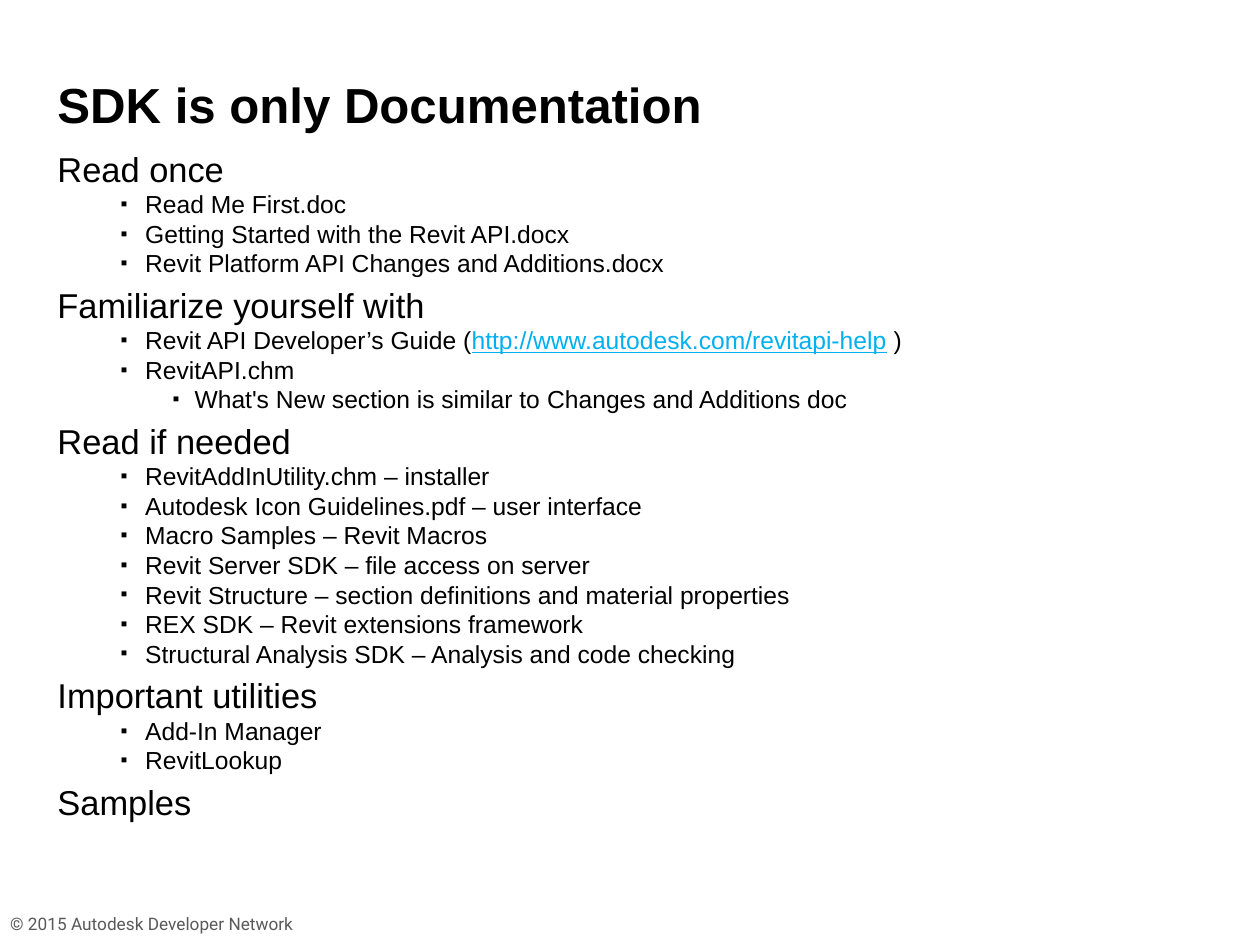
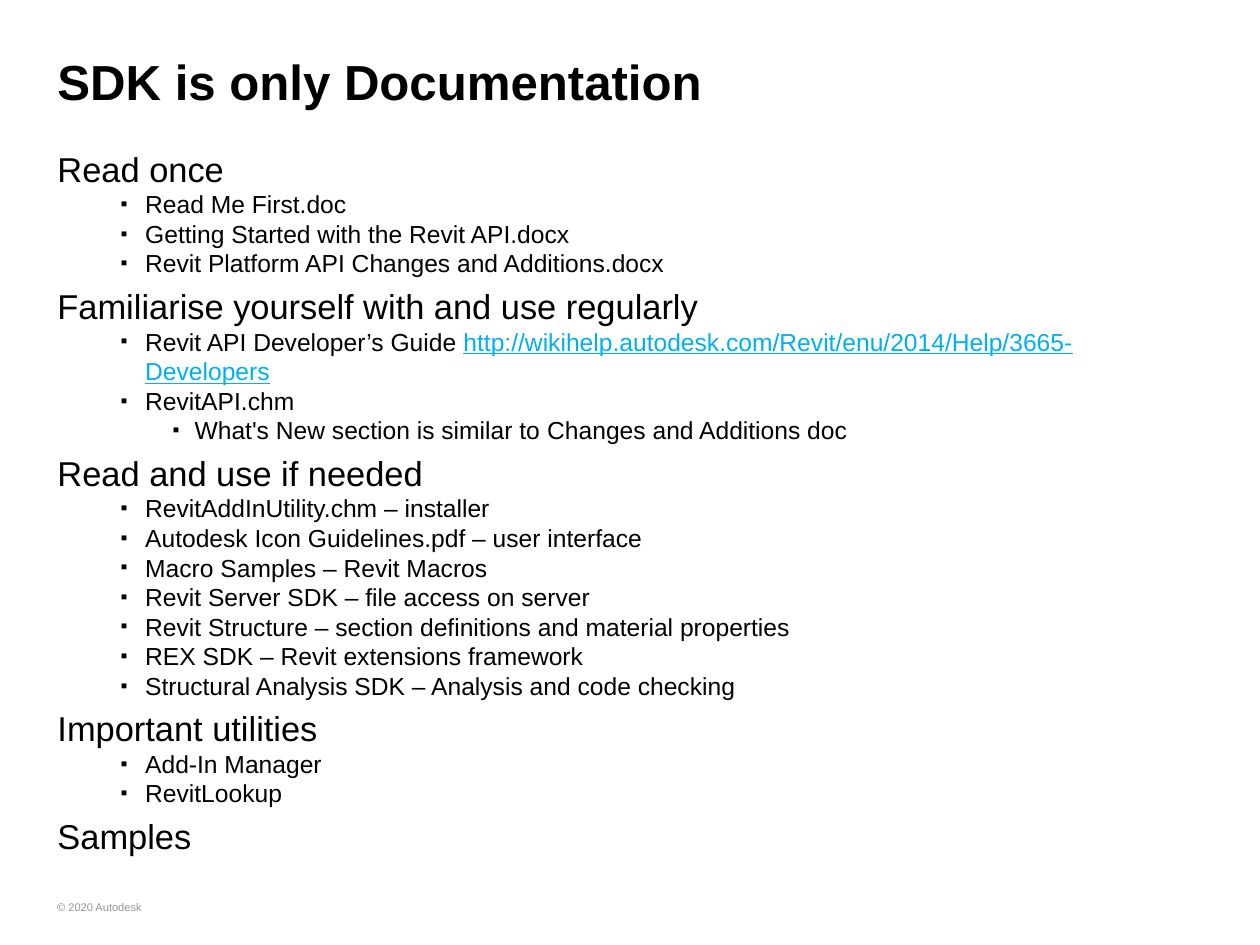
Before and after one commit to ADN-DevTech/RevitTrainingMaterial, a slide deck: slide 8 of Presentation/1_Revit_API_Intro.pptx (slide 6 before the commit). Drawn at 1260x945 pixels with LibreOffice and Linux fonts; fonts in the diff are those of the drawing; background and template pictures are left out. Boxes give left, top, right and bottom in pixels: in the first picture for what was removed or moved away, otherwise in the second. Text is boxed around its words. In the diff, an @@ line names an element or a change of style, - is before the commit and + after.

```diff
--- a/Presentation/1_Revit_API_Intro.pptx
+++ b/Presentation/1_Revit_API_Intro.pptx
@@ title "SDK is only Documentation" moved from (x1=57, y1=87, x2=702, y2=133) to (x1=57, y1=64, x2=702, y2=110) @@
@@ text at (x1=57, y1=157, x2=317, y2=856): more space between paragraphs @@
@@ text at (x1=57, y1=294, x2=1072, y2=385): text changed; text colour #000000 to #00B0F0 @@
-Familiarize yourself with
-    ▪ Revit API Developer’s Guide (http://www.autodesk.com/revitapi-help )
+Familiarise yourself with and use regularly
+    ▪ Revit API Developer’s Guide http://wikihelp.autodesk.com/Revit/enu/2014/Help/3665-Developers
@@ text at (x1=57, y1=461, x2=423, y2=487): text changed @@
-Read if needed
+Read and use if needed
@@ text "© 2020 Autodesk" at (x1=68, y1=903, x2=141, y2=911): vertical alignment top to middle @@
@@ text "Introduction to Revit Programming" rewrapped from (x1=498, y1=90, x2=796, y2=110) to (x1=490, y1=893, x2=809, y2=926) @@
@@ text at (x1=68, y1=903, x2=141, y2=911): text changed; size 14 to 9 pt; font Roboto to Arial; text colour #595959 to #969696 @@
-© 2015 Autodesk Developer Network
+© 2020 Autodesk
```
Also in this commit, not shown: 74 other slides changed, 3 slides added, 1 slide removed, 7 other files.
